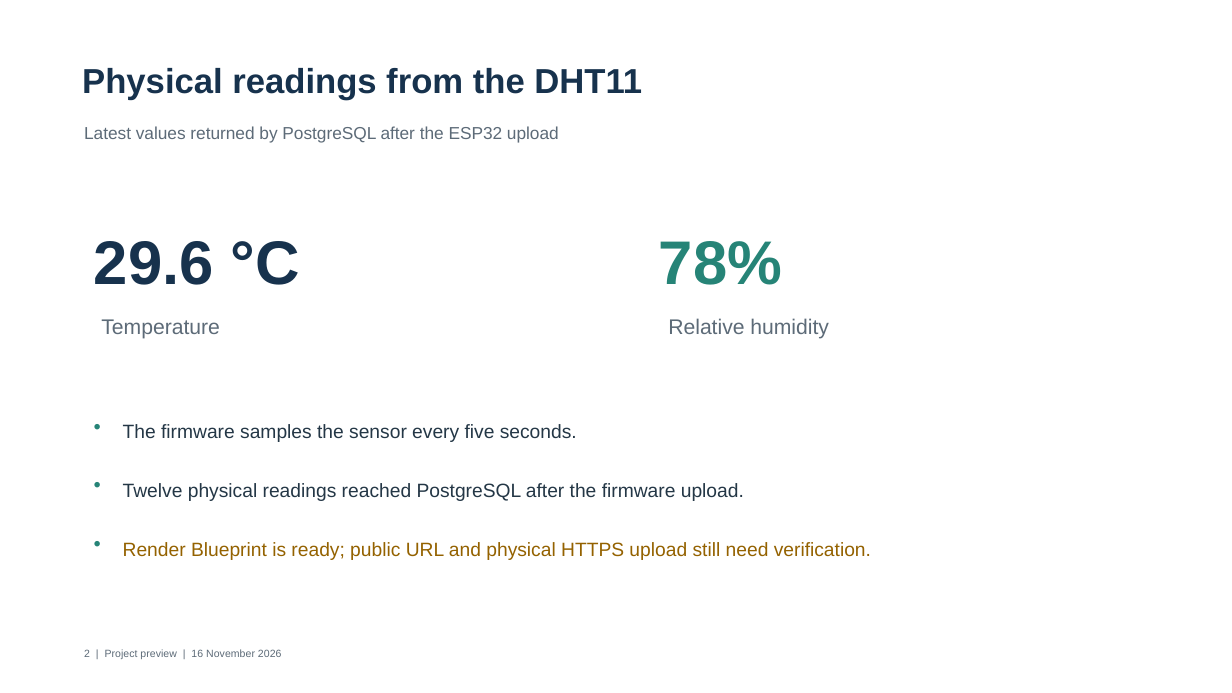
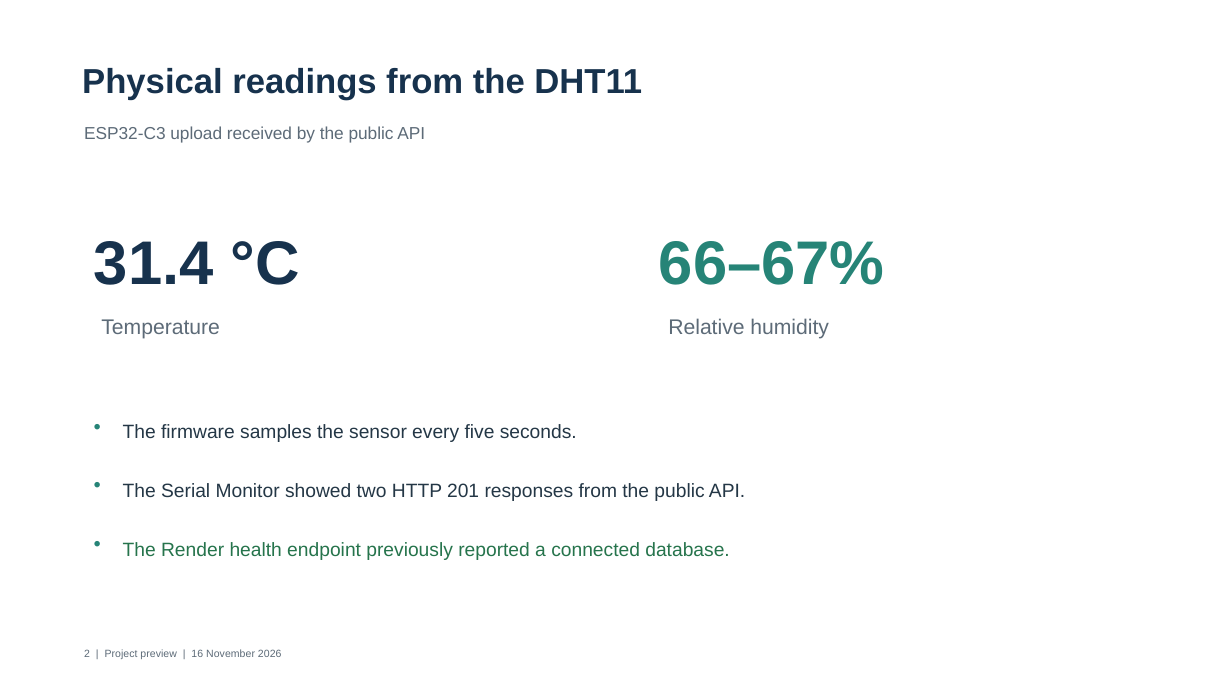
Before and after one commit to JoelsonJose/Monitoramento-de-Temperatura-e-Umidade, a slide deck: slide 2 of entregas/Apresentacao_Previa_IoT.pptx. Drawn at 1232x693 pixels with LibreOffice and Linux fonts; fonts in the diff are those of the drawing. Boxes give left, top, right and bottom in pixels: in the first picture for what was removed or moved away, otherwise in the second. Text is boxed around its words. In the diff, an @@ line names an element or a change of style, - is before the commit and + after.

```diff
--- a/entregas/Apresentacao_Previa_IoT.pptx
+++ b/entregas/Apresentacao_Previa_IoT.pptx
@@ text at (x1=84, y1=126, x2=425, y2=143): text changed @@
-Latest values returned by PostgreSQL after the ESP32 upload
+ESP32-C3 upload received by the public API
@@ text at (x1=94, y1=241, x2=300, y2=285): text changed @@
-29.6 °C
+31.4 °C
@@ text at (x1=659, y1=241, x2=885, y2=285): text changed @@
-78%
+66–67%
@@ text at (x1=123, y1=483, x2=745, y2=501): text changed @@
-Twelve physical readings reached PostgreSQL after the firmware upload.
+The Serial Monitor showed two HTTP 201 responses from the public API.
@@ text at (x1=123, y1=542, x2=729, y2=560): text changed; text colour #946200 to #26744C @@
-Render Blueprint is ready; public URL and physical HTTPS upload still need verification.
+The Render health endpoint previously reported a connected database.
```
Also in this commit, not shown: 4 other slides changed, 14 other files.
